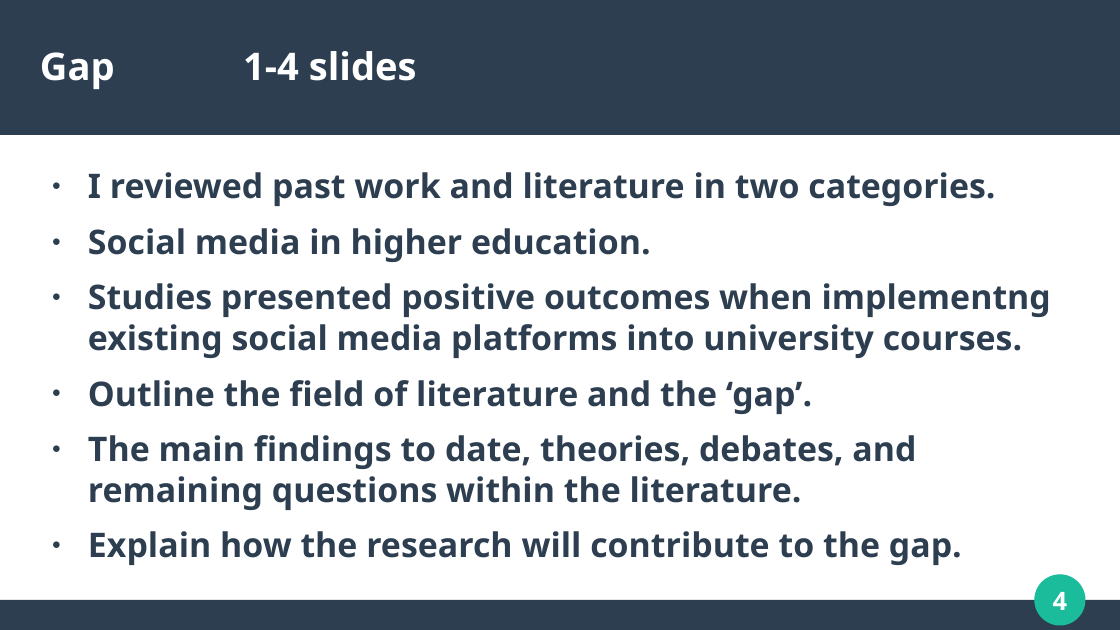
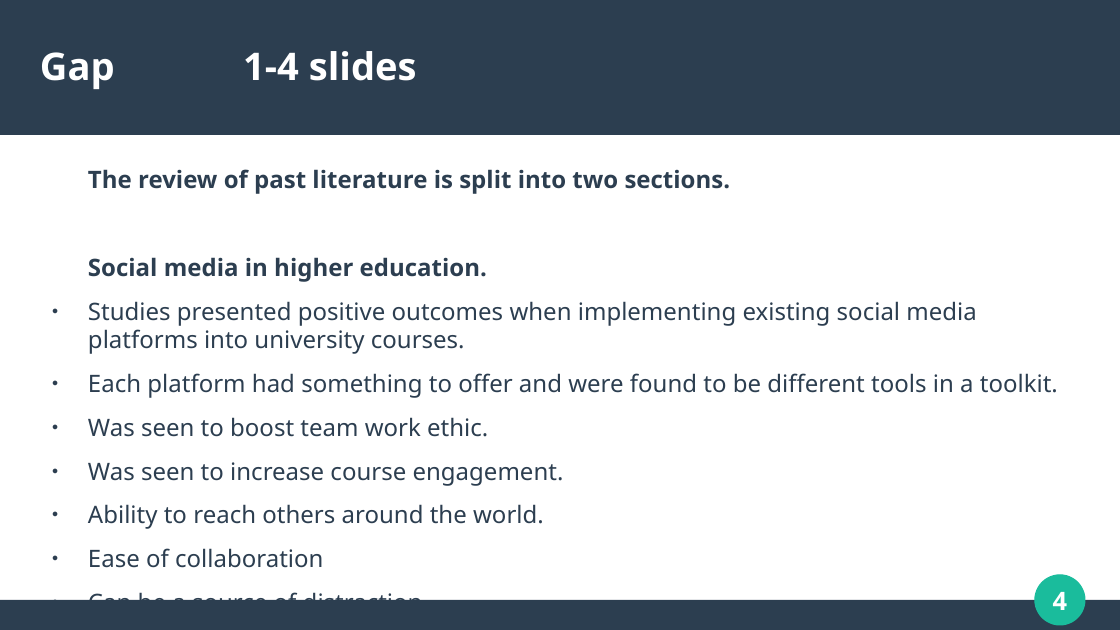
Before and after one commit to dannydaley/myUniSocial, a slide deck: slide 4 of Documentation/COMP320 PRESENTATION.odp. Drawn at 1120x630 pixels with LibreOffice and Linux fonts; fonts in the diff are those of the drawing. Boxes give left, top, right and bottom in pixels: in the first picture for what was removed or moved away, otherwise in the second. Text is boxed around its words. In the diff, an @@ line names an element or a change of style, - is before the commit and + after.

```diff
--- a/Documentation/COMP320 PRESENTATION.odp
+++ b/Documentation/COMP320 PRESENTATION.odp
@@ text at (x1=88, y1=169, x2=731, y2=194): text changed; size 24 to 17 pt @@
-● I reviewed past work and literature in two categories.
+The review of past literature is split into two sections.
@@ text at (x1=88, y1=257, x2=487, y2=282): size 24 to 17 pt in "Social media in higher education."; bullet ● to none @@
@@ text at (x1=88, y1=301, x2=1058, y2=568): text changed; size 24 to 17 pt; bold off @@
-● Studies presented positive outcomes when implementng existing social media platforms into university courses.
-● Outline the field of literature and the ‘gap’.
-● The main findings to date, theories, debates, and remaining questions within the literature.
-● Explain how the research will contribute to the gap.
+● Studies presented positive outcomes when implementing existing social media platforms into university courses.
+● Each platform had something to offer and were found to be different tools in a toolkit.
+● Was seen to boost team work ethic.
+● Was seen to increase course engagement.
+● Ability to reach others around the world.
+● Ease of collaboration
+● Can be a source of distraction.
```
Also in this commit, not shown: 9 other slides changed, 2 slides added, 2 slides removed, 1 other file.
